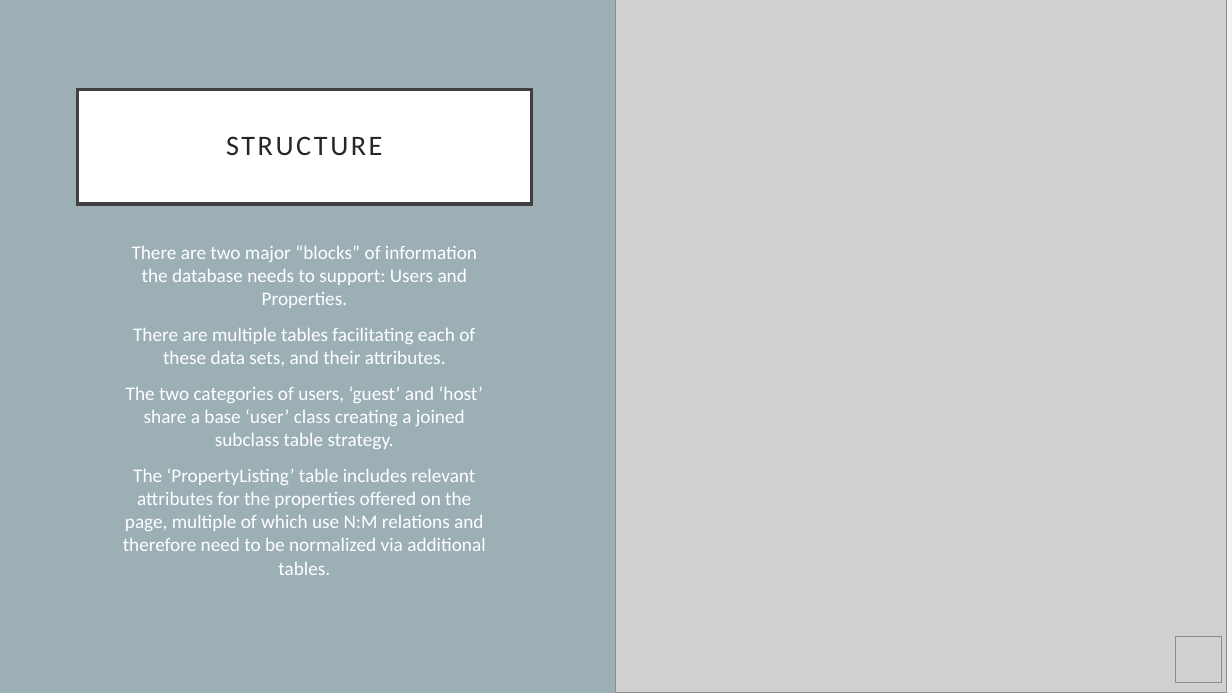
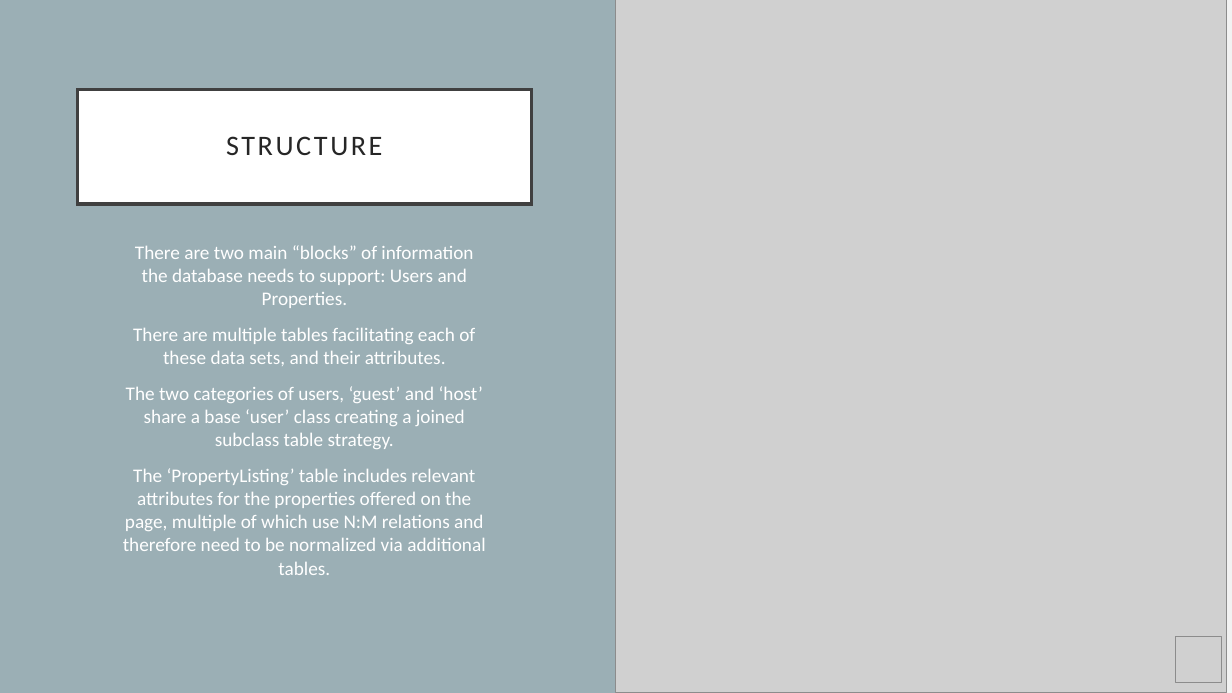
Before and after one commit to LeftEmpty/AirBnB_DBMS_Imitation, a slide deck: slide 5 of phase_2/phase_2_db_presentation.pptx (slide 6 before the commit). Drawn at 1232x693 pixels with LibreOffice and Linux fonts; fonts in the diff are those of the drawing; grey boxes stand for pictures. Boxes give left, top, right and bottom in pixels: in the first picture for what was removed or moved away, otherwise in the second. Text is boxed around its words. In the diff, an @@ line names an element or a change of style, - is before the commit and + after.

```diff
--- a/phase_2/phase_2_db_presentation.pptx
+++ b/phase_2/phase_2_db_presentation.pptx
@@ text at (x1=135, y1=245, x2=473, y2=308): text changed @@
-There are two major “blocks” of information the database needs to support: Users and Properties.
+There are two main “blocks” of information the database needs to support: Users and Properties.
```
Also in this commit, not shown: 4 other slides changed, 1 slide added, 1 slide removed, 10 other files.
